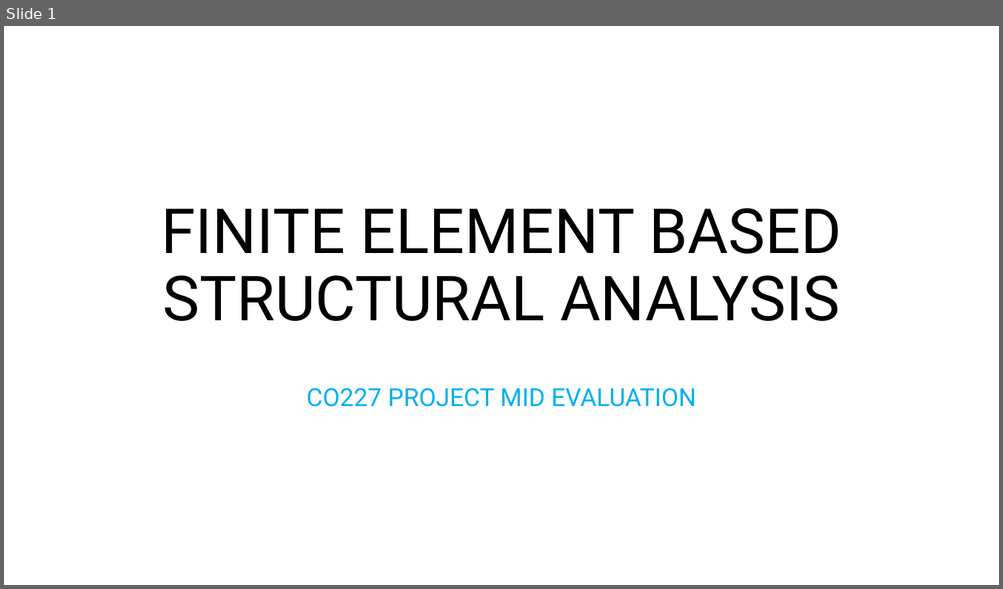
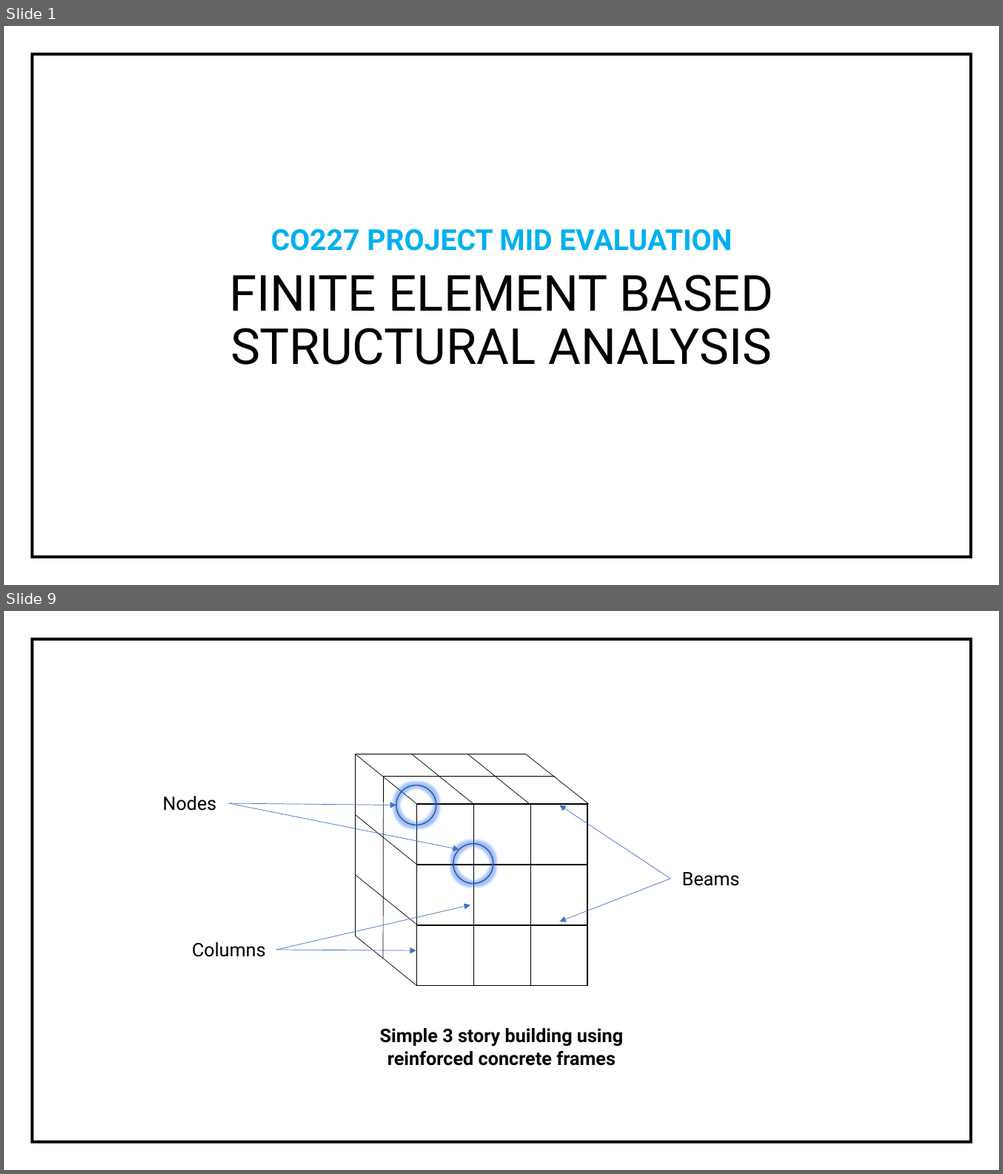
Before and after one commit to imsuneth/FEM, a slide deck: Documentations/Mid evaluation presentation/FINITE ELEMENT BASED STRUCTURAL ANALYSIS.pptx. Shown one above the other, each under a label of ours: slide 1 before the commit, slides 1 and 9 after it; the slides between them are not shown. The pictures are 1003x589 and 1003x1174 pixels, drawn with LibreOffice and Linux fonts; fonts in the diff are those of the drawing. Boxes give left, top, right and bottom in pixels: in the first picture for what was removed or moved away, otherwise in the second. Text is boxed around its words. In the diff, an @@ line names an element or a change of style, - is before the commit and + after.

```diff
--- a/Documentations/Mid evaluation presentation/FINITE ELEMENT BASED STRUCTURAL ANALYSIS.pptx
+++ b/Documentations/Mid evaluation presentation/FINITE ELEMENT BASED STRUCTURAL ANALYSIS.pptx
@@ slide 9 added at [4,611,999,1170], background #FFFFFF @@
@@ rectangle added at [32,639,971,1143], outline #000000 3 pt @@
@@ freeform shape added at [356,755,526,937], fill #FFFFFF, outline #000000 1 pt @@
@@ line added from (356, 755) to (417, 804), #000000 0.5 pt @@
@@ line added from (412, 755) to (473, 804), #000000 0.5 pt @@
@@ line added from (467, 755) to (529, 804), #000000 0.5 pt @@
@@ line added from (526, 755) to (589, 804), #000000 0.5 pt @@
@@ line added from (382, 777) to (555, 777), #000000 0.5 pt @@
@@ line added from (383, 777) to (383, 959), #000000 0.5 pt @@
@@ ellipse added at [396,786,436,825], outline #325491 1 pt @@
@@ text added at [162,796,216,811], 18 pt, text #000000 @@
+Nodes
@@ arrow added from (228, 803) to (396, 805), #4472C4 0.5 pt @@
@@ arrow added from (228, 803) to (459, 850), #4472C4 0.5 pt @@
@@ table added at [417,804,586,986], 3 rows, 3 columns @@
+ |  | 
+ |  | 
+ |  | 
@@ arrow added from (670, 879) to (559, 805), #4472C4 0.5 pt @@
@@ line added from (356, 815) to (417, 865), #000000 0.5 pt @@
@@ ellipse added at [453,844,492,883], outline #325491 1 pt @@
@@ line added from (356, 875) to (417, 925), #000000 0.5 pt @@
@@ text added at [682,872,740,886], 18 pt, text #000000 @@
+Beams
@@ arrow added from (670, 879) to (559, 922), #4472C4 0.5 pt @@
@@ arrow added from (276, 950) to (470, 905), #4472C4 0.5 pt @@
@@ text added at [192,943,266,957], 18 pt, text #000000 @@
+Columns
@@ line added from (356, 937) to (417, 986), #000000 0.5 pt @@
@@ arrow added from (276, 950) to (416, 951), #4472C4 0.5 pt @@
@@ text added at [380,1028,623,1066], 18 pt, text #000000, bold @@
+Simple 3 story building using reinforced concrete frames
@@ slide 1 changed as well @@
@@ rectangle added at [32,54,971,558], outline #000000 3 pt @@
@@ text "CO227 PROJECT MID EVALUATION": place and size @@
-text "CO227 PROJECT MID EVALUATION" at [307,388,696,407]
+text "CO227 PROJECT MID EVALUATION" at [271,229,731,251]
@@ text "CO227 PROJECT MID EVALUATION" at [271,229,731,251]: size 24 to 28 pt, bold on @@
@@ text at [229,275,773,365]: text changed; size 60 to 48 pt @@
-FINITE ELEMENT BASED STRUCTURAL ANALYSIS
+FINITE ELEMENT BASED
+STRUCTURAL ANALYSIS
```
Also in this commit, not shown: 14 other slides added, 1 slide removed, 11 other files.
